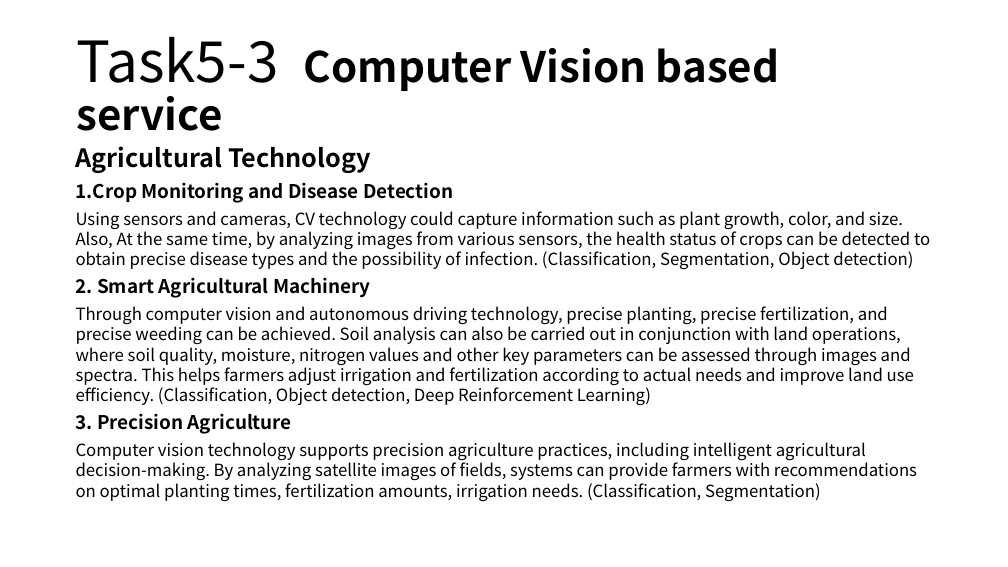
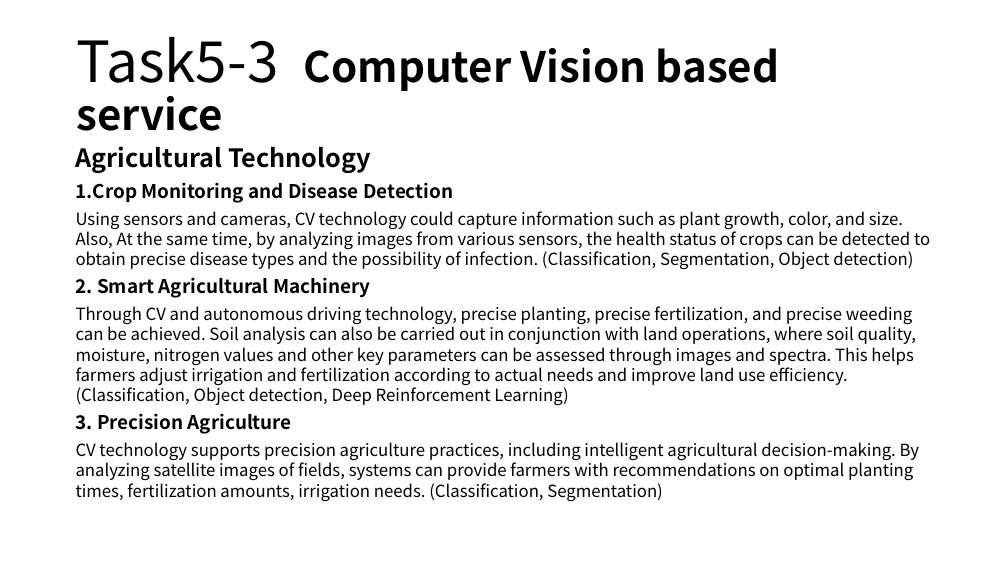
Before and after one commit to yanren1/DLFCCP_Task5, a slide deck: slide 12 of ties4911-task05-YanrenQu.pptx. Drawn at 1008x567 pixels with LibreOffice and Linux fonts; fonts in the diff are those of the drawing. Boxes give left, top, right and bottom in pixels: in the first picture for what was removed or moved away, otherwise in the second. Text is boxed around its words. In the diff, an @@ line names an element or a change of style, - is before the commit and + after.

```diff
--- a/ties4911-task05-YanrenQu.pptx
+++ b/ties4911-task05-YanrenQu.pptx
@@ text at (x1=76, y1=306, x2=916, y2=406): text changed @@
-Through computer vision and autonomous driving technology, precise planting, precise fertilization, and precise weeding can be achieved. Soil analysis can also be carried out in conjunction with land operations, where soil quality, moisture, nitrogen values and other key parameters can be assessed through images and spectra. This helps farmers adjust irrigation and fertilization according to actual needs and improve land use efficiency. (Classification, Object detection, Deep Reinforcement Learning)
+Through CV and autonomous driving technology, precise planting, precise fertilization, and precise weeding can be achieved. Soil analysis can also be carried out in conjunction with land operations, where soil quality, moisture, nitrogen values and other key parameters can be assessed through images and spectra. This helps farmers adjust irrigation and fertilization according to actual needs and improve land use efficiency. (Classification, Object detection, Deep Reinforcement Learning)
@@ text at (x1=76, y1=442, x2=919, y2=502): text changed @@
-Computer vision technology supports precision agriculture practices, including intelligent agricultural decision-making. By analyzing satellite images of fields, systems can provide farmers with recommendations on optimal planting times, fertilization amounts, irrigation needs. (Classification, Segmentation)
+CV technology supports precision agriculture practices, including intelligent agricultural decision-making. By analyzing satellite images of fields, systems can provide farmers with recommendations on optimal planting times, fertilization amounts, irrigation needs. (Classification, Segmentation)
```
Also in this commit, not shown: 2 other slides changed, 2 slides added.
